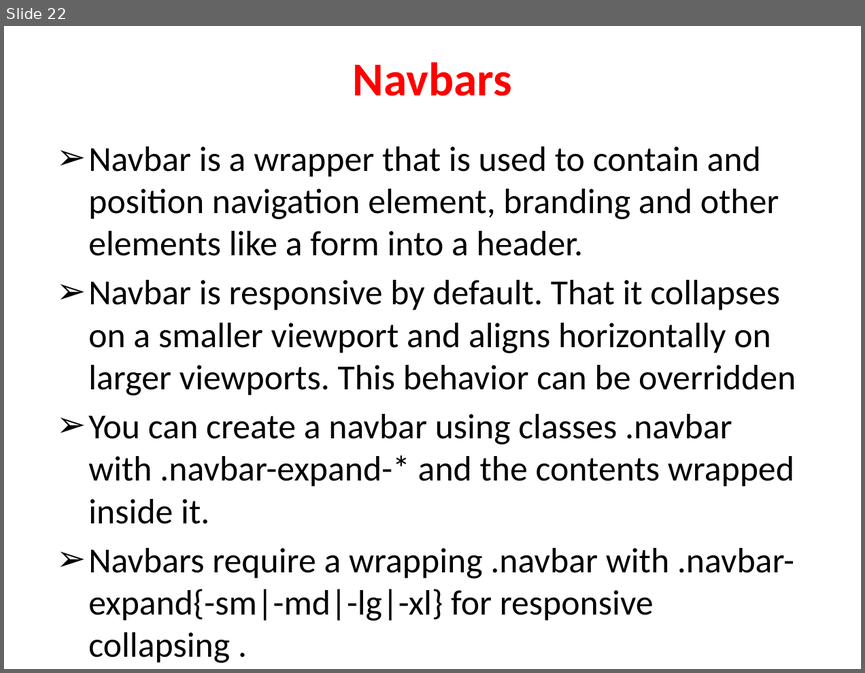
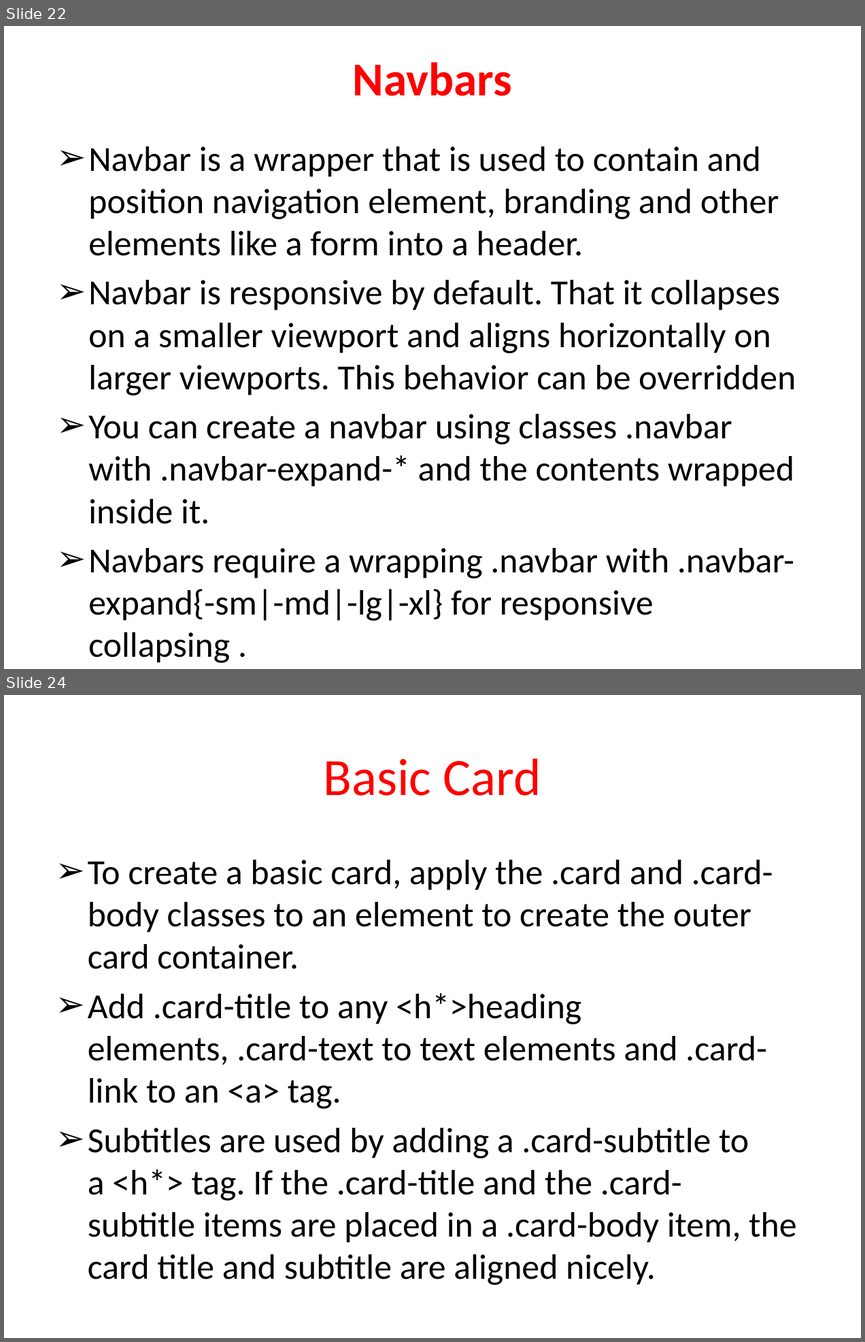
Before and after one commit to shanmugapriyasri/ctsbootstrap, a slide deck: Bootstrap.pptx. Shown one above the other, each under a label of ours: slide 22 before the commit, slides 22 and 24 after it; the slides between them are not shown. The pictures are 865x673 and 865x1342 pixels, drawn with LibreOffice and Linux fonts; fonts in the diff are those of the drawing. Boxes give left, top, right and bottom in pixels: in the first picture for what was removed or moved away, otherwise in the second. Text is boxed around its words. In the diff, an @@ line names an element or a change of style, - is before the commit and + after.

```diff
--- a/Bootstrap.pptx
+++ b/Bootstrap.pptx
@@ slide 24 added at bbox=[4, 695, 861, 1338], background #FFFFFF @@
@@ title added at bbox=[323, 758, 541, 796], 44 pt, text #FF0000 @@
+Basic Card
@@ text added at bbox=[88, 860, 796, 1285], 29.6 pt, text #000000 @@
+➢ To create a basic card, apply the .card and .card-body classes to an element to create the outer card container.
+➢ Add .card-title to any <h*>heading elements, .card-text to text elements and .card-link to an <a> tag.
+➢ Subtitles are used by adding a .card-subtitle to a <h*> tag. If the .card-title and the .card-subtitle items are placed in a .card-body item, the card title and subtitle are aligned nicely.
```
Also in this commit, not shown: 5 other slides added.
